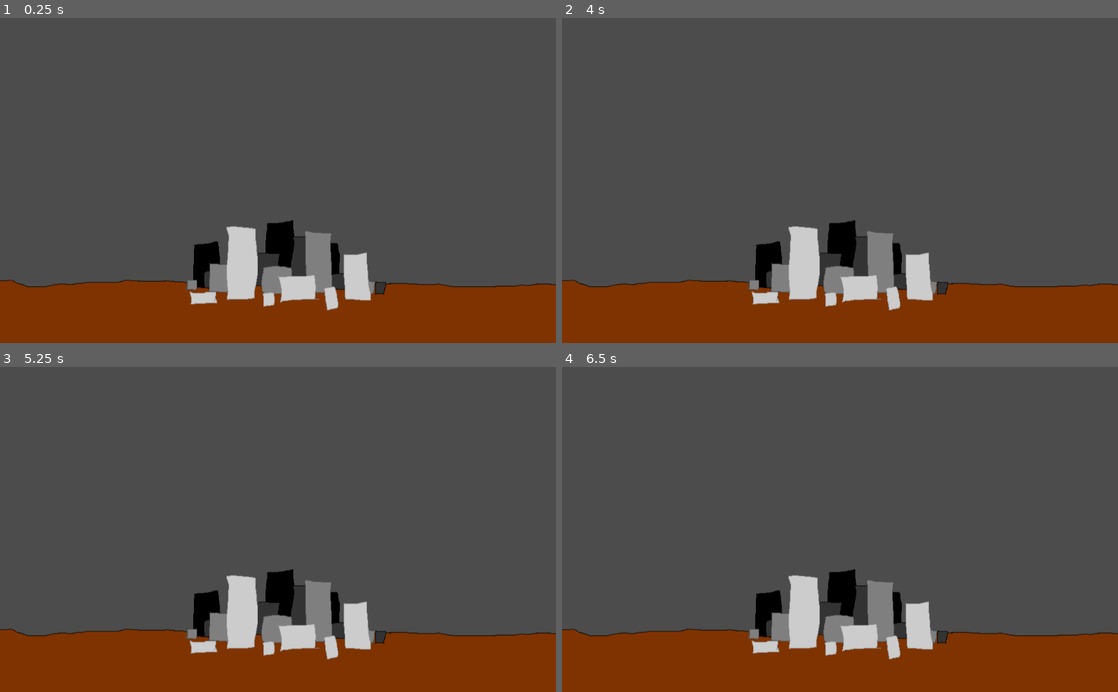
Above: before the commit, frames 1-4 (two rows, left to right).
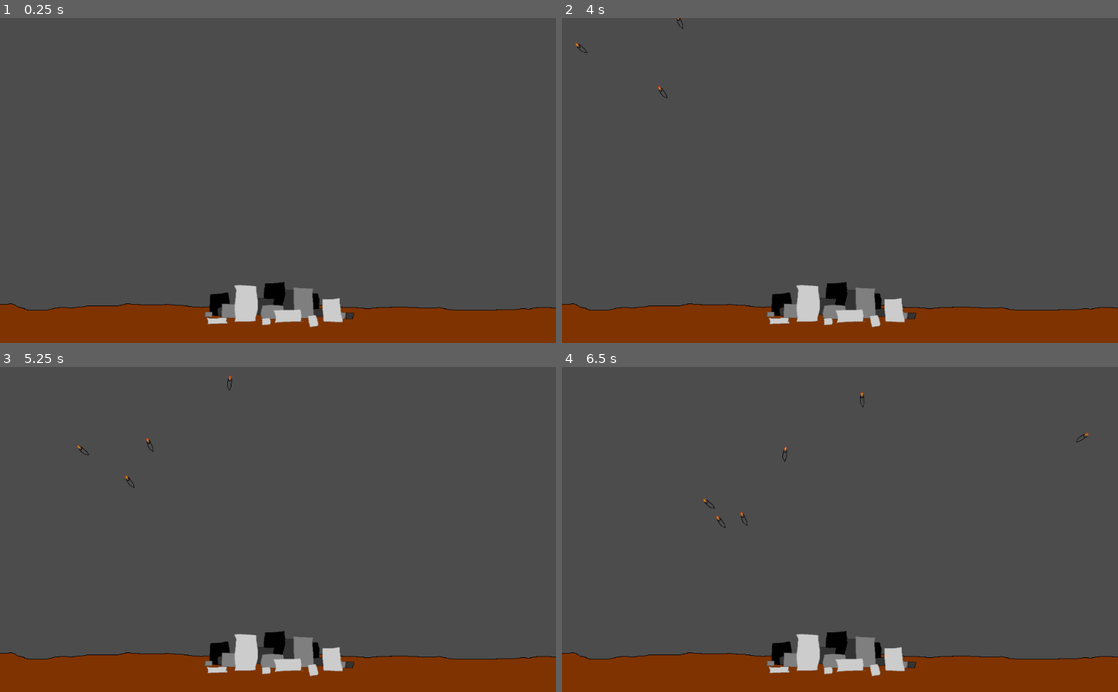
Above: after the commit, the same moments.

Repository: aJns/godot_missile_defence
Game: Godot game, scene res://MissileDefense.tscn
Same seed, same stepped clock (60 frames per second), same inputs: the game is played once before the commit and once after it.
Inputs:
- Up to frame 1 (0.25 s): no input
- Up to frame 2 (4 s): tap Enter at 0.5, 2, 3.5 s; tap Space at 1.25, 2.75 s
- Up to frame 3 (5.25 s): no input
- Up to frame 4 (6.5 s): no input

The runs differ from the first frame. In frame 1, 13% of the frame differs, in the area x 0-100%, y 62-96%; in frame 2, 13%; in frame 3, 13%; in frame 4, 13%, in the area x 0-100%, y 7-96%.

Commit message:
Simplify

Diff:
--- a/MissileDefense.tscn
+++ b/MissileDefense.tscn
@@ -1,16 +1,16 @@
 [gd_scene load_steps=4 format=2]
 
-[ext_resource path="res://MissileSpawner.gd" type="Script" id=1]
+[ext_resource path="res://MissileSpawner.tscn" type="PackedScene" id=1]
 [ext_resource path="res://Ground.tscn" type="PackedScene" id=2]
 [ext_resource path="res://City.tscn" type="PackedScene" id=3]
 
 [node name="SceneRoot" type="Node2D"]
 
-[node name="MissileSpawner" type="Node" parent="."]
-script = ExtResource( 1 )
+[node name="MissileSpawner" parent="." instance=ExtResource( 1 )]
 
 [node name="Ground" parent="." instance=ExtResource( 2 )]
-position = Vector2( 511, 571.544 )
+position = Vector2( 512, 615 )
 
 [node name="City" parent="." instance=ExtResource( 3 )]
-position = Vector2( 524, 448.544 )
+position = Vector2( 512, 525 )
+scale = Vector2( 0.75, 0.5 )
--- a/MissileSpawner.gd
+++ b/MissileSpawner.gd
@@ -3,29 +3,33 @@
 # Declare member variables here. Examples:
 # var a = 2
 # var b = "text"
-var spawn_per_minute = 10
+var spawn_per_minute = 60
 var time_between_spawns_s = 60/spawn_per_minute
 var time_since_last_spawn = time_between_spawns_s
-var missile_speed = 100
-var rocket_thrust = 750
 
-var spawn_half_circle_r = 1000
-var spawn_half_circle_center = Vector2(500, 0)
-var spawn_pt_x_range = [500-spawn_half_circle_r, 500+spawn_half_circle_r]
+const AVG_MISSILE_SPEED = 100
+const MSL_SPEED_VAR = 30
 
-func half_circle_y(x):
-	# Invariant: x must be in [c-r, c+r]
-	var r = spawn_half_circle_r
-	var c = spawn_half_circle_center.x
-	var y = sqrt(pow(r,2)-pow(x-c, 2))
-	return -y # minus because 2d coordinates: up is down
+const WINDOW_CEIL = 0
+const WINDOW_WIDTH = 1024
+
+const SPAWN_Y = WINDOW_CEIL - 100
+const SPAWN_LEFT = -300
+const SPAWN_RIGHT = WINDOW_WIDTH + 300
+
+const CITY_Y = 500
+const CITY_LEFT = 300
+const CITY_RIGHT = 800
+
 
 var rng = RandomNumberGenerator.new()
-var rocket = preload("res://Rocket.tscn") # Will load when parsing the script.
+var missile = preload("res://Projectile.tscn") # Will load when parsing the script.
+
 
 # Called when the node enters the scene tree for the first time.
 func _ready():
 	rng.randomize()
+
 
 # Called every frame. 'delta' is the elapsed time since the previous frame.
 func _process(delta):
@@ -35,15 +39,17 @@
 		spawn_missile()
 		time_since_last_spawn = 0
 
+
 func spawn_missile():
-	var spawn_y_offset = -200
-	var node = rocket.instance()
-	var target = spawn_half_circle_center
-	target.y += spawn_y_offset
-	var x = rng.randf_range(spawn_pt_x_range[0], spawn_pt_x_range[1])
-	var spawn_point = Vector2(x, half_circle_y(x)+spawn_y_offset)
-	node.position = spawn_point
-	var start_v = spawn_point.direction_to(target).normalized() * (missile_speed)
-	node.init(start_v, rocket_thrust, missile_speed)
+	var node = missile.instance()
+
+	var target = Vector2(0, CITY_Y)
+	target.x = rng.randf_range(CITY_LEFT, CITY_RIGHT)
+
+	node.position.y = SPAWN_Y
+	node.position.x = rng.randf_range(SPAWN_LEFT, SPAWN_RIGHT)
+	var flight_dir = node.position.direction_to(target)
+
+	var speed = rng.randf_range(AVG_MISSILE_SPEED-MSL_SPEED_VAR, AVG_MISSILE_SPEED+MSL_SPEED_VAR)
+	node.init(flight_dir, speed)
 	add_child(node)
-	print("Missile spawn at: ", spawn_point)
--- /dev/null
+++ b/MissileSpawner.tscn
@@ -0,0 +1,6 @@
+[gd_scene load_steps=2 format=2]
+
+[ext_resource path="res://MissileSpawner.gd" type="Script" id=1]
+
+[node name="MissileSpawner" type="Node"]
+script = ExtResource( 1 )
--- a/Projectile.gd
+++ b/Projectile.gd
@@ -1,34 +1,22 @@
 extends Node2D
 
+class_name Projectile
 
-var grav_a = Vector2(0, 2)
 var velocity: Vector2
-var engine_thrust: float
-var max_speed: float
 
 const MAX_DST_ORIG = 10000
-const GROUND_LEVEL = 500
+const GROUND_LEVEL = 550
 
 var explosion = preload("res://Explosion.tscn")
 
-class_name Projectile
 
 # Called when the node enters the scene tree for the first time.
 func _ready():
 	pass
 
 
-func init(start_velocity: Vector2, engine_thrust: float, max_speed: float):
-	self.velocity = start_velocity
-	self.engine_thrust = engine_thrust
-	self.max_speed = max_speed
-
-
-func limit_velocity(vel, max_length):
-	if vel.length() > max_length:
-		return vel.normalized()*max_length
-	else:
-		return vel
+func init(flight_direction: Vector2, speed: float):
+	self.velocity = flight_direction.normalized()*speed
 
 
 func explode():
@@ -47,10 +35,6 @@
 
 
 func move(delta):
-	velocity += grav_a + (engine_thrust*velocity.normalized())
-	velocity = limit_velocity(velocity, max_speed)
-	var speed = velocity.length()
-
 	self.translate(delta*velocity)
 	self.look_at(position+velocity)
 
--- a/Projectile.tscn
+++ b/Projectile.tscn
@@ -1,6 +1,12 @@
-[gd_scene load_steps=2 format=2]
+[gd_scene load_steps=3 format=2]
 
 [ext_resource path="res://Projectile.gd" type="Script" id=1]
+[ext_resource path="res://missile.png" type="Texture" id=2]
 
 [node name="Projectile" type="Node2D"]
+scale = Vector2( 0.5, 0.5 )
 script = ExtResource( 1 )
+
+[node name="missile" type="Sprite" parent="."]
+rotation = 1.5708
+texture = ExtResource( 2 )
--- a/Rocket.gd
+++ /dev/null
@@ -1,13 +0,0 @@
-extends "res://Projectile.gd"
-
-# Declare member variables here. Examples:
-# var a = 2
-# var b = "text"
-
-# Called when the node enters the scene tree for the first time.
-func _ready():
-	pass # Replace with function body.
-
-# Called every frame. 'delta' is the elapsed time since the previous frame.
-#func _process(delta):
-#	pass
--- a/Rocket.tscn
+++ /dev/null
@@ -1,11 +0,0 @@
-[gd_scene load_steps=3 format=2]
-
-[ext_resource path="res://Rocket.gd" type="Script" id=1]
-[ext_resource path="res://rocket.png" type="Texture" id=2]
-
-[node name="Rocket" type="Node2D"]
-script = ExtResource( 1 )
-
-[node name="rocket" type="Sprite" parent="."]
-rotation = 1.5708
-texture = ExtResource( 2 )
Renamed: rocket.png -> missile.png
Not shown, added: missile.png.import
